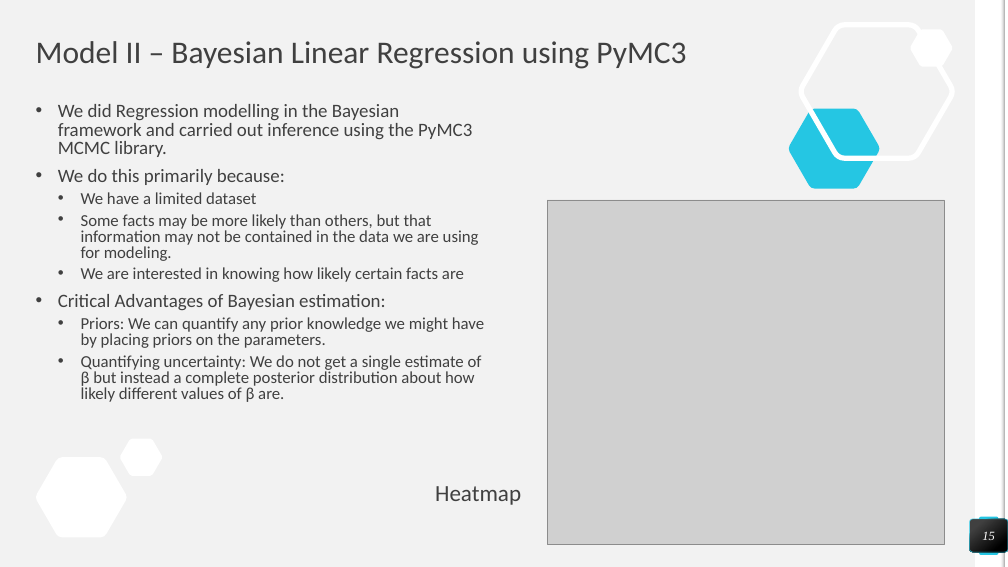
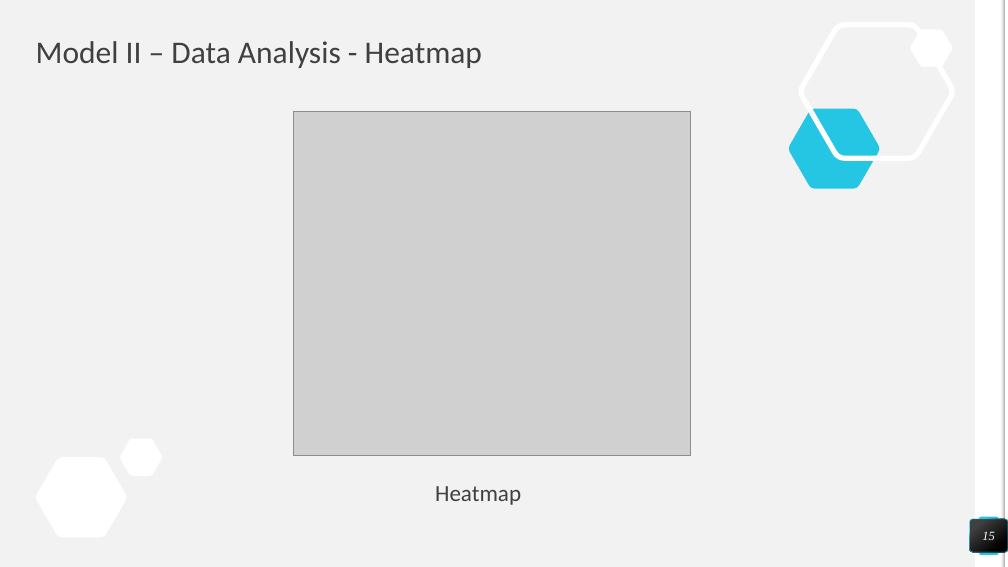
Before and after one commit to nealpatel02/DataScience_Project_3251, a slide deck: slide 15 of Customer Segmentation - Statistics Term Project Presentation - Team 5 - V2.pptx. Drawn at 1008x567 pixels with LibreOffice and Linux fonts; fonts in the diff are those of the drawing; grey boxes stand for pictures. Boxes give left, top, right and bottom in pixels: in the first picture for what was removed or moved away, otherwise in the second. Text is boxed around its words. In the diff, an @@ line names an element or a change of style, - is before the commit and + after.

```diff
--- a/Customer Segmentation - Statistics Term Project Presentation - Team 5 - V2.pptx
+++ b/Customer Segmentation - Statistics Term Project Presentation - Team 5 - V2.pptx
@@ title at [36, 41, 482, 68]: text changed @@
-Model II – Bayesian Linear Regression using PyMC3
+Model II – Data Analysis - Heatmap
@@ text removed at [58, 104, 484, 402] @@
-• We did Regression modelling in the Bayesian framework and carried out inference using the PyMC3 MCMC library.
-• We do this primarily because:
-  • We have a limited dataset
-  • Some facts may be more likely than others, but that information may not be contained in the data we are using for modeling.
-  • We are interested in knowing how likely certain facts are
-• Critical Advantages of Bayesian estimation:
-  • Priors: We can quantify any prior knowledge we might have by placing priors on the parameters.
-  • Quantifying uncertainty: We do not get a single estimate of β but instead a complete posterior distribution about how likely different values of β are.
@@ picture: place and size @@
-picture at [547, 200, 944, 544]
+picture at [293, 111, 690, 456]
```
Also in this commit, not shown: 4 other slides changed, 1 other file.
